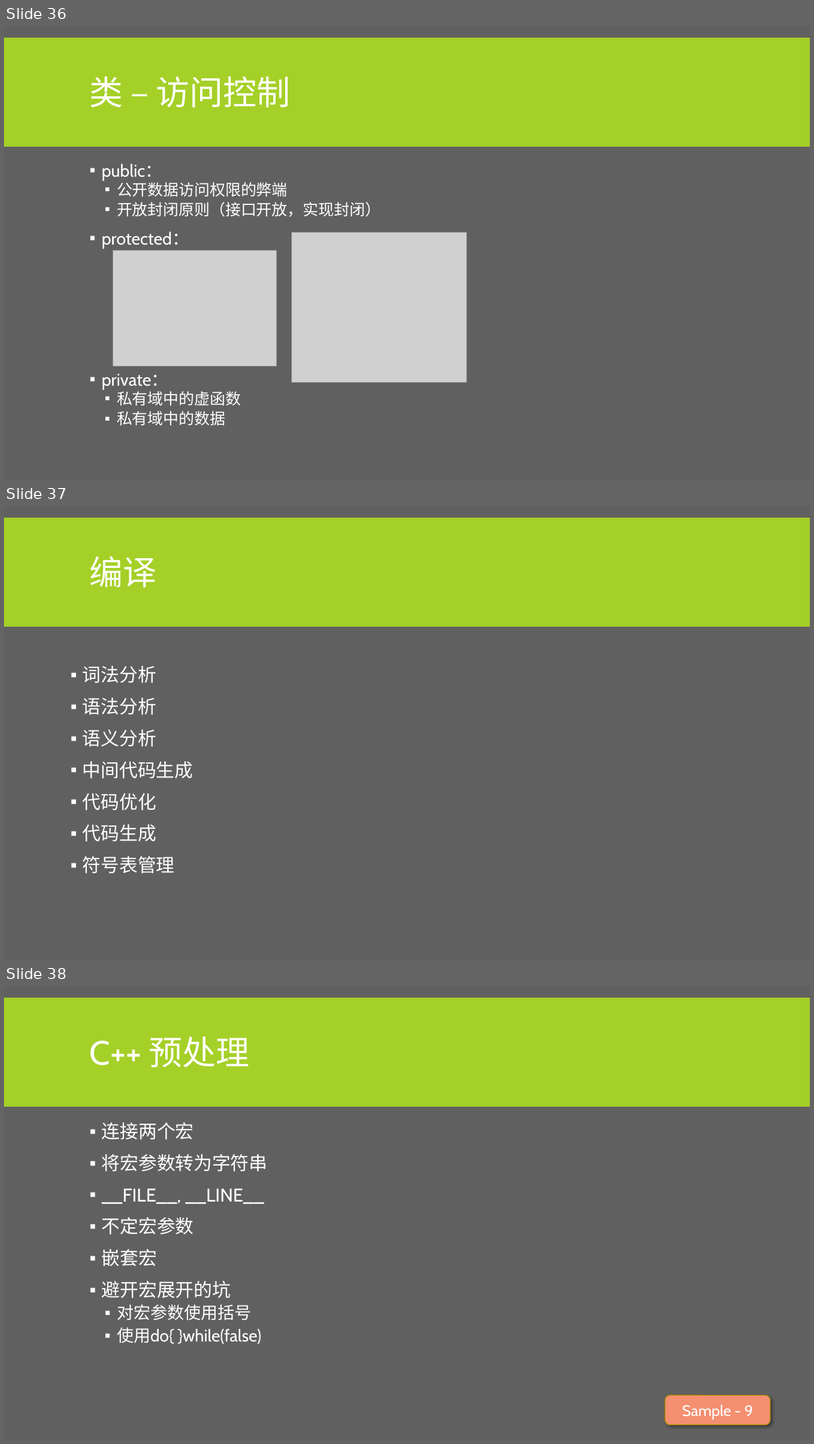
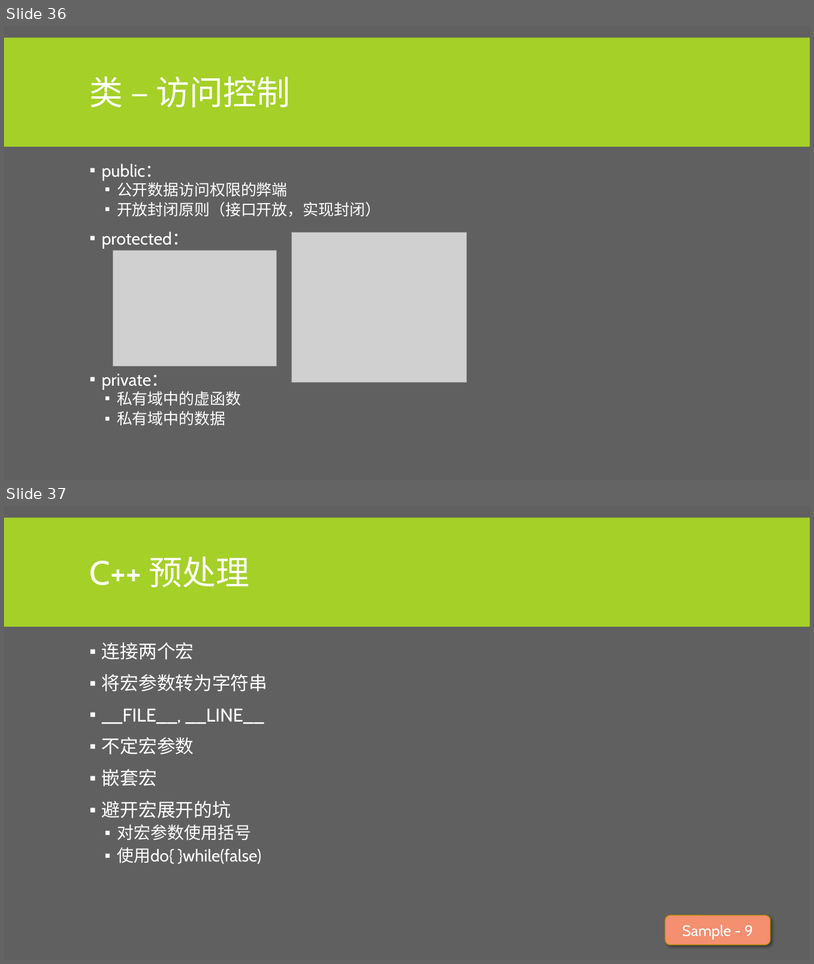
Before and after one commit to albertclass/Lessons, a slide deck: advance c++/courseware.pptx. Shown one above the other, each under a label of ours: slides 36, 37 and 38 before the commit, slides 36 and 37 after it. The pictures are 814x1444 and 814x964 pixels, drawn with LibreOffice and Linux fonts; fonts in the diff are those of the drawing; grey boxes stand for pictures. Boxes give left, top, right and bottom in pixels: in the first picture for what was removed or moved away, otherwise in the second. Text is boxed around its words. In the diff, an @@ line names an element or a change of style, - is before the commit and + after.

```diff
--- a/advance c++/courseware.pptx
+++ b/advance c++/courseware.pptx
@@ slide 37 removed at <box>4,506,810,960</box>, background #606060; not listed: 1 template element that a slide beside it also shows @@
@@ title removed at <box>90,556,157,588</box> @@
-编译
@@ text removed at <box>83,666,193,873</box> @@
-▪ 词法分析
-▪ 语法分析
-▪ 语义分析
-▪ 中间代码生成
-▪ 代码优化
-▪ 代码生成
-▪ 符号表管理
@@ what was slide 38 is now slide 37 @@
```
Also in this commit, not shown: 5 slides changed, 6 slides added, 2 other slides removed, 5 other files.
